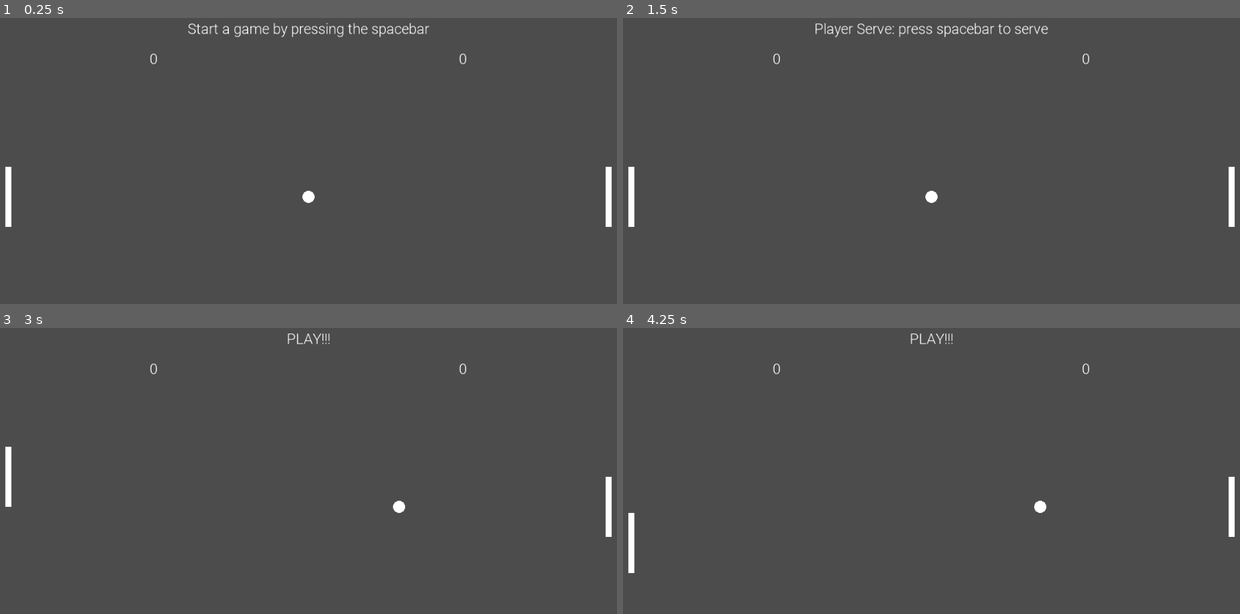
Above: before the commit, frames 1-4 (two rows, left to right).
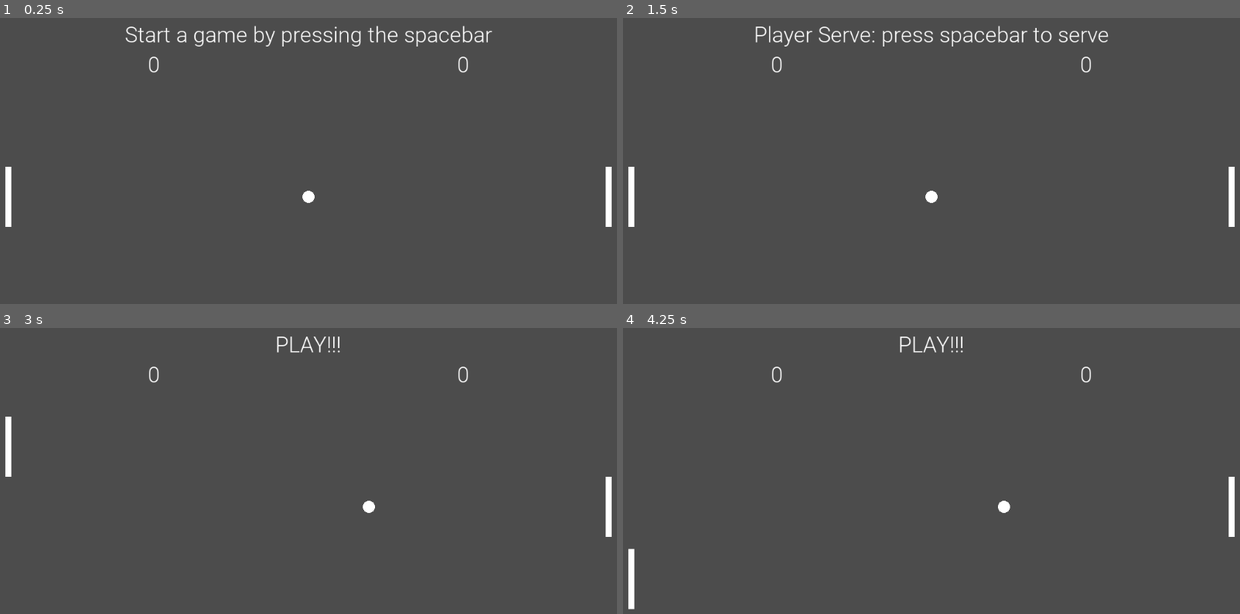
Above: after the commit, the same moments.

Repository: psteiner/Pong-Basic
Game: Godot game, scene res://PongGame.tscn
The game is run twice, just before and just after one commit, with the same random seed, the same clock (stepped at 60 frames per second) and the same inputs. Before the commit the project starts from res://pong-03/Node2D.tscn.
Inputs:
- Up to frame 1 (0.25 s): no input
- Up to frame 2 (1.5 s): tap Enter at 0.5 s; hold W 0.53-1.28 s; hold Space 0.53-1.28 s; hold S from 1.28 s (still down); tap Space at 1.35 s
- Up to frame 3 (3 s): tap Space at 1.52, 1.82, 2.85 s; release S at 2.03 s; hold Space 2.03-2.78 s; hold W from 2.03 s (still down)
- Up to frame 4 (4.25 s): tap Space at 3.02, 3.32 s; release W at 3.53 s; hold S from 3.53 s (still down); hold Space from 3.53 s (still down)

The runs differ from the first frame. In frame 1, 1.5% of the frame differs, in the area x 20-80%, y 1-20%; in frame 2, 1.5%; in frame 3, 0.7%; in frame 4, 0.8%.

Commit message:
checkpoint refactor into classes

Diff:
--- /dev/null
+++ b/Ball/Ball.gd
@@ -0,0 +1,44 @@
+extends Node2D
+
+class_name Ball
+
+var _color: Color = Color.white
+var _speed: Vector2 = Vector2(400.0, 0.0)
+var _radius: float = 10.0
+var _resetPos: Vector2
+var _pos: Vector2
+var _resetSpeed: Vector2
+var _playerServe: bool
+
+func _init(startPos: Vector2, playerServe:= true):
+  _pos = startPos
+  _resetPos = startPos
+  _playerServe = playerServe
+  _resetSpeed = _speed
+
+func _draw() -> void:
+  draw_circle(_pos, _radius, _color)
+
+func moveBall(delta: float) -> void:
+  _pos += _speed * delta
+  update()
+
+func resetBall(playerServe: bool) -> void:
+  _pos = _resetPos
+  _speed = _resetSpeed if playerServe else -_resetSpeed
+  update()
+
+func inverseYSpeed() -> void:
+  _speed.y = -_speed.y
+
+func inverseXSpeed() -> void:
+  _speed = Vector2(-_speed.x, rand_range(-400.0,400.0))
+
+func getPosition() -> Vector2:
+  return _pos
+
+func getTopPoint() -> Vector2:
+  return Vector2(_pos.x, _pos.y - _radius)
+
+func getBottomPoint() -> Vector2:
+  return Vector2(_pos.x, _pos.y + _radius)
--- /dev/null
+++ b/GameState.gd
@@ -0,0 +1,175 @@
+extends Node2D
+
+# states
+enum GAME_STATE {MENU, SERVE, PLAY}
+var isPlayerServe = true
+
+# current state
+var currentGameState = GAME_STATE.MENU
+onready var screen: Rect2 = get_tree().get_root().get_visible_rect()
+onready var screenBox: BoundBox = BoundBox.new(screen)
+
+onready var ball: Ball = Ball.new(screenBox.getCenter())
+onready var playerPaddle: PlayerPaddle = PlayerPaddle.new(screenBox)
+
+# ai paddle
+var paddlePadding = 10.0
+var paddleSize = Vector2(10.0,100.0)
+var halfPaddleHeight = paddleSize.y/2.0
+var paddleColor: Color = Color.white
+onready var aiPosition: Vector2 = Vector2(
+  screenBox.getSize().x - (paddlePadding + paddleSize.x),
+  screenBox.getHalfHeight() - halfPaddleHeight
+)
+onready var aiRectangle: Rect2 = Rect2(aiPosition, paddleSize)
+
+# string variable
+var stringPosition: Vector2
+
+var playerSpeed: float = 200.00
+
+var playerScore: int = 0
+var playerScoreText: String = playerScore as String
+var playerTextHalfWidth: float
+var playerScorePosition: Vector2
+
+var aiScore: int = 0
+var aiScoreText: String = aiScore as String
+var aiTextHalfWidth: float
+var aiScorePosition: Vector2
+
+const MAX_SCORE: int = 3
+var isPlayerWin
+
+# delta key
+const RESET_DELTA_KEY: float = 0.0
+const MAX_KEY_TIME: float = 0.3
+var deltaKeyPress: float = RESET_DELTA_KEY
+
+# font variable
+var font: DynamicFont = DynamicFont.new()
+var robotoFile: DynamicFontData = load("Roboto-Light.ttf")
+var fontSize: int = 36
+var halfWidthFont: float
+var heightFont: float
+var stringValue: String = "Start a game by pressing the spacebar"
+
+func _ready() -> void:
+  add_child(ball)
+  add_child(playerPaddle)
+  font.font_data = robotoFile
+  font.size = fontSize
+  halfWidthFont = font.get_string_size(stringValue).x/2.0
+  heightFont = font.get_height()
+  stringPosition = Vector2(screenBox.getHalfWidth() - halfWidthFont, heightFont)
+
+  playerTextHalfWidth = font.get_string_size(playerScoreText).x/2.0
+  playerScorePosition = Vector2(screenBox.getHalfWidth() - (screenBox.getHalfWidth()/2.0) -
+    playerTextHalfWidth, heightFont + 50)
+  aiTextHalfWidth = font.get_string_size(aiScoreText).x/2.0
+  aiScorePosition = Vector2(screenBox.getHalfWidth() + (screenBox.getHalfWidth()/2.0) -
+    aiTextHalfWidth, heightFont + 50)
+
+func _physics_process(delta: float) -> void:
+
+  deltaKeyPress += delta
+
+  match currentGameState:
+    GAME_STATE.MENU:
+      if(isPlayerWin == true):
+        change_string("Player Wins! Press spacebar to start a new game")
+      if(isPlayerWin == false):
+        change_string("AI Wins! Press spacebar to start a new game")
+
+      if(Input.is_key_pressed(KEY_SPACE) and deltaKeyPress > MAX_KEY_TIME):
+        currentGameState = GAME_STATE.SERVE
+        deltaKeyPress = RESET_DELTA_KEY
+        playerScoreText = playerScore as String
+        aiScoreText = aiScore as String
+    GAME_STATE.SERVE:
+      set_starting_position()
+      update()
+
+      if(MAX_SCORE == playerScore):
+        currentGameState = GAME_STATE.MENU
+        playerScore = 0
+        aiScore = 0
+        isPlayerWin = true
+      if(MAX_SCORE == aiScore):
+        currentGameState = GAME_STATE.MENU
+        playerScore = 0
+        aiScore = 0
+        isPlayerWin = false
+
+      if isPlayerServe:
+#        ball.resetBall(isPlayerServe)
+        change_string("Player Serve: press spacebar to serve")
+      else:
+#        ball.resetBall(isPlayerServe)
+        change_string("AI Serve: press spacebar to serve")
+
+      if(Input.is_key_pressed(KEY_SPACE) and deltaKeyPress > MAX_KEY_TIME):
+        currentGameState = GAME_STATE.PLAY
+        deltaKeyPress = RESET_DELTA_KEY
+    GAME_STATE.PLAY:
+      playerPaddle.checkMovement(delta)
+      change_string("PLAY!!!")
+      if(Input.is_key_pressed(KEY_SPACE) and deltaKeyPress > MAX_KEY_TIME):
+        currentGameState = GAME_STATE.SERVE
+        deltaKeyPress = RESET_DELTA_KEY
+
+      ball.moveBall(delta)
+
+      if screenBox.isPastLeftBound(ball.getPosition()):
+        currentGameState = GAME_STATE.SERVE
+        deltaKeyPress = RESET_DELTA_KEY
+        isPlayerServe = true
+        aiScore += 1
+        aiScoreText = aiScore as String
+
+      if screenBox.isPastRightBound(ball.getPosition()):
+        currentGameState = GAME_STATE.SERVE
+        deltaKeyPress = RESET_DELTA_KEY
+        isPlayerServe = false
+        playerScore += 1
+        playerScoreText = playerScore as String
+
+      if screenBox.isPastTopBound(ball.getTopPoint()):
+        ball.inverseYSpeed()
+      if screenBox.isPastBottomBound(ball.getBottomPoint()):
+        ball.inverseYSpeed()
+
+      if(Collisions.pointToRectangle(ball.getPosition(), playerPaddle.getRect())):
+        ball.inverseXSpeed()
+
+      if(Collisions.pointToRectangle(ball.getPosition(), Rect2(aiPosition, paddleSize))):
+        ball.inverseXSpeed()
+
+
+      if ball.getPosition().y > aiPosition.y + (paddleSize.y/2 + 10):
+        aiPosition.y += 250 * delta
+      if ball.getPosition().y < aiPosition.y + (paddleSize.y/2 - 10):
+        aiPosition.y -= 250 * delta
+      aiPosition.y = clamp(aiPosition.y, 0.0, screenBox.getSize().y - paddleSize.y)
+      aiRectangle = Rect2(aiPosition, paddleSize)
+      update()
+
+func _draw() -> void:
+  draw_rect(aiRectangle,paddleColor)
+  draw_string(font, stringPosition, stringValue)
+  draw_string(font, playerScorePosition, playerScoreText)
+  draw_string(font, aiScorePosition, aiScoreText)
+
+func set_starting_position() -> void:
+  aiPosition = Vector2(screenBox.getSize().x - (paddlePadding + paddleSize.x),
+  screenBox.getHalfHeight() - halfPaddleHeight)
+  aiRectangle = Rect2(aiPosition, paddleSize)
+
+  playerPaddle.resetPosition()
+  ball.resetBall(isPlayerServe)
+
+func change_string(newStringValue) -> void:
+  stringValue = newStringValue
+  halfWidthFont = font.get_string_size(stringValue).x/2.0
+  stringPosition = Vector2(screenBox.getHalfWidth() - halfWidthFont, heightFont)
+  update()
--- /dev/null
+++ b/Misc/BoundBox.gd
@@ -0,0 +1,49 @@
+extends Resource
+
+class_name BoundBox
+
+var _box: Rect2
+var _topBound: float
+var _bottomBound: float
+var _rightBound: float
+var _leftBound: float
+
+func _init(rect: Rect2) -> void:
+  _box = rect
+  _leftBound = _box.position.x
+  _rightBound = _leftBound + _box.size.x
+  _topBound = _box.position.y
+  _bottomBound = _topBound + _box.size.y
+
+func getHalfHeight() -> float:
+  return _box.size.y/2.0
+
+func getHalfWidth() -> float:
+  return _box.size.x/2.0
+
+func getCenter() -> Vector2:
+  return _box.size / 2.0
+
+func getRect() -> Rect2:
+  return _box
+
+func getSize() -> Vector2:
+  return _box.size
+
+func getPosition() -> Vector2:
+  return _box.position
+
+func getBox() -> BoundBox:
+  return self
+
+func isPastLeftBound(position: Vector2) -> bool:
+  return position.x <= _leftBound
+
+func isPastRightBound(position: Vector2) -> bool:
+  return position.x >= _rightBound
+
+func isPastTopBound(position: Vector2) -> bool:
+  return position.y <= _topBound
+
+func isPastBottomBound(position: Vector2) -> bool:
+  return position.y >= _bottomBound
--- /dev/null
+++ b/Misc/Collisions.gd
@@ -0,0 +1,16 @@
+extends Resource
+
+class_name Collisions
+
+static func pointToPoint(pointA: Vector2, pointB: Vector2) -> bool:
+  return pointA.x == pointB.x and pointA.y == pointB.y
+
+
+static func pointToRectangle(point: Vector2, rect:Rect2) -> bool:
+  var rectLeft: float = rect.position.x
+  var rectRight: float = rectLeft + rect.size.x
+  var rectTop: float = rect.position.y
+  var rectBottom: float = rectTop + rect.size.y
+
+  return (rectLeft <= point.x and point.x <= rectRight
+  and rectTop <= point.y and point.y <= rectBottom)
--- /dev/null
+++ b/Paddle/Paddle.gd
@@ -0,0 +1,43 @@
+extends Node2D
+
+class_name Paddle
+
+var _color: Color = Color.white
+var _size: Vector2 = Vector2(10.0, 100.0)
+var _padding: float = 10.0
+var _speed: Vector2 = Vector2(0.0, 400.0) # only moves in y-axis
+var _resetSpeed: Vector2 = _speed
+var _halfHeight: float = _size.y/2.0
+
+# handled by subclass
+var _rect: Rect2
+var _pos: Vector2
+var _resetPos: Vector2
+var _boundBox: BoundBox
+
+func _draw() -> void:
+  draw_rect(_rect, _color)
+
+func getHalfHeight() -> float:
+  return _halfHeight
+
+func getRect() -> Rect2:
+  return _rect
+
+func resetPosition() -> void:
+  _pos = _resetPos
+  _rect = Rect2(_pos, _size)
+  update()
+
+func updatePosition() -> void:
+  _pos.y = clamp(_pos.y, _boundBox.getPosition().y, _boundBox.getSize().y - _size.y)
+  _rect = Rect2(_pos, _size)
+  update()
+
+# override in subclasses
+func moveUp(delta) -> void:
+  assert(false, "Must override method moveUp()")
+
+# override in subclasses
+func moveDown(delta) -> void:
+  assert(false, "Must override method moveDown()")
--- /dev/null
+++ b/Paddle/PlayerPaddle.gd
@@ -0,0 +1,26 @@
+extends Paddle
+
+class_name PlayerPaddle
+
+func _init(box: BoundBox) -> void:
+  _boundBox = box
+  _pos = Vector2(_padding, _boundBox.getHalfHeight() - _halfHeight)
+  _resetPos = _pos
+  _rect = Rect2(_pos, _size)
+
+func checkMovement(delta: float):
+  if(Input.is_key_pressed(KEY_W)):
+    moveUp(delta)
+    updatePosition()
+  if(Input.is_key_pressed(KEY_S)):
+    moveDown(delta)
+    updatePosition()
+
+func moveUp(delta: float) -> void:
+  # y += -400 * 0.1666
+  # y += -6.667
+  # move up ~7 pixels
+  _pos.y -= _speed.y * delta
+
+func moveDown(delta: float) -> void:
+  _pos.y += _speed.y * delta
--- a/pong-03/Node2D.tscn
+++ b/PongGame.tscn
@@ -1,6 +1,6 @@
 [gd_scene load_steps=2 format=2]
 
-[ext_resource path="res://pong-03/pong.gd" type="Script" id=1]
+[ext_resource path="res://GameState.gd" type="Script" id=1]
 
 [node name="Node2D" type="Node2D"]
 script = ExtResource( 1 )
--- a/pong-03/pong.gd
+++ /dev/null
@@ -1,231 +0,0 @@
-extends Node2D
-
-# states
-enum GAME_STATE {MENU, SERVE, PLAY}
-var isPlayerServe = true
-
-# current state
-var currentGameState = GAME_STATE.MENU
-
-# screen values
-onready var screenWidth: int = get_tree().get_root().size.x
-onready var halfScreenWidth: int = screenWidth / 2.0
-onready var screenHeight: int  = get_tree().get_root().size.y
-onready var halfScreenHeight: int  = screenHeight / 2.0
-
-# paddle variables
-var paddleColor: Color = Color.white
-var paddleSize: Vector2 = Vector2(10.0, 100.0)
-var halfPaddleHeight: int = paddleSize.y/2.0
-var paddlePadding: float = 10.0
-
-# ball variables
-var ballRadius: float = 10.0
-var ballColor: Color = Color.white
-onready var startingBallPosition: Vector2 = Vector2(halfScreenWidth,halfScreenHeight)
-onready var ballPosition: Vector2 = startingBallPosition
-
-# player paddle
-onready var playerPosition: Vector2 = Vector2(paddlePadding, halfScreenHeight - halfPaddleHeight)
-onready var playerRectangle: Rect2 = Rect2(playerPosition, paddleSize)
-
-# ai paddle
-onready var aiPosition: Vector2 = Vector2(
-  screenWidth - (paddlePadding + paddleSize.x),
-  halfScreenHeight - halfPaddleHeight
-)
-onready var aiRectangle: Rect2 = Rect2(aiPosition, paddleSize)
-
-# string variable
-var stringPosition: Vector2
-
-# ball speed
-var startingSpeed: Vector2 = Vector2(600.0,0.0)
-var ballSpeed: Vector2 = startingSpeed
-
-var playerSpeed: float = 200.00
-
-var playerScore: int = 0
-var playerScoreText: String = playerScore as String
-var playerTextHalfWidth: float
-var playerScorePosition: Vector2
-
-var aiScore: int = 0
-var aiScoreText: String = aiScore as String
-var aiTextHalfWidth: float
-var aiScorePosition: Vector2
-
-const MAX_SCORE: int = 3
-var isPlayerWin
-
-# delta key
-const RESET_DELTA_KEY: float = 0.0
-const MAX_KEY_TIME: float = 0.3
-var deltaKeyPress: float = RESET_DELTA_KEY
-
-# font variable
-var font: DynamicFont = DynamicFont.new()
-var robotoFile: DynamicFontData = load("Roboto-Light.ttf")
-var fontSize: int = 24
-var halfWidthFont: float
-var heightFont: float
-var stringValue: String = "Start a game by pressing the spacebar"
-
-func _ready() -> void:
-  font.font_data = robotoFile
-  font.size = fontSize
-  halfWidthFont = font.get_string_size(stringValue).x/2.0
-  heightFont = font.get_height()
-  stringPosition = Vector2(halfScreenWidth - halfWidthFont, heightFont)
-
-  playerTextHalfWidth = font.get_string_size(playerScoreText).x/2.0
-  playerScorePosition = Vector2(halfScreenWidth - (halfScreenWidth/2.0) -
-    playerTextHalfWidth, heightFont + 50)
-  aiTextHalfWidth = font.get_string_size(aiScoreText).x/2.0
-  aiScorePosition = Vector2(halfScreenWidth + (halfScreenWidth/2.0) -
-    aiTextHalfWidth, heightFont + 50)
-
-func _physics_process(delta: float) -> void:
-
-  deltaKeyPress += delta
-
-  match currentGameState:
-    GAME_STATE.MENU:
-      if(isPlayerWin == true):
-        change_string("Player Wins! Press spacebar to start a new game")
-      if(isPlayerWin == false):
-        change_string("AI Wins! Press spacebar to start a new game")
-
-      if(Input.is_key_pressed(KEY_SPACE) and deltaKeyPress > MAX_KEY_TIME):
-        currentGameState = GAME_STATE.SERVE
-        deltaKeyPress = RESET_DELTA_KEY
-        playerScoreText = playerScore as String
-        aiScoreText = aiScore as String
-    GAME_STATE.SERVE:
-      set_starting_position()
-      update()
-
-      if(MAX_SCORE == playerScore):
-        currentGameState = GAME_STATE.MENU
-        playerScore = 0
-        aiScore = 0
-        isPlayerWin = true
-      if(MAX_SCORE == aiScore):
-        currentGameState = GAME_STATE.MENU
-        playerScore = 0
-        aiScore = 0
-        isPlayerWin = false
-
-      if isPlayerServe:
-        ballSpeed = startingSpeed
-        change_string("Player Serve: press spacebar to serve")
-      else:
-        ballSpeed = -startingSpeed
-        change_string("AI Serve: press spacebar to serve")
-
-      if(Input.is_key_pressed(KEY_SPACE) and deltaKeyPress > MAX_KEY_TIME):
-        currentGameState = GAME_STATE.PLAY
-        deltaKeyPress = RESET_DELTA_KEY
-    GAME_STATE.PLAY:
-      change_string("PLAY!!!")
-      if(Input.is_key_pressed(KEY_SPACE) and deltaKeyPress > MAX_KEY_TIME):
-        currentGameState = GAME_STATE.SERVE
-        deltaKeyPress = RESET_DELTA_KEY
-
-      ballPosition += ballSpeed * delta
-
-      if ballPosition.x <= 0:
-        currentGameState = GAME_STATE.SERVE
-        deltaKeyPress = RESET_DELTA_KEY
-        isPlayerServe = true
-        aiScore += 1
-        aiScoreText = aiScore as String
-
-      if ballPosition.x >= screenWidth:
-        currentGameState = GAME_STATE.SERVE
-        deltaKeyPress = RESET_DELTA_KEY
-        isPlayerServe = false
-        playerScore += 1
-        playerScoreText = playerScore as String
-
-
-      if ballPosition.y - ballRadius <= 0.0:
-        ballSpeed.y = -ballSpeed.y
-      if ballPosition.y + ballRadius >= screenHeight:
-        ballSpeed.y = -ballSpeed.y
-
-      if (ballPosition.x - ballRadius >= playerPosition.x and
-      ballPosition.x - ballRadius <= playerPosition.x + paddleSize.x):
-
-        var paddleDivide: float = paddleSize.y/3
-
-        if(ballPosition.y >= playerPosition.y and
-          ballPosition.y <= playerPosition.y + paddleDivide):
-            var tempBall: Vector2 = Vector2(-ballSpeed.x, -400.0)
-            ballSpeed = tempBall
-        elif(ballPosition.y >= playerPosition.y and
-          ballPosition.y <= playerPosition.y + paddleDivide*2):
-            var tempBall: Vector2 = Vector2(-ballSpeed.x, 0.0)
-            ballSpeed = tempBall
-        elif(ballPosition.y >= playerPosition.y and
-          ballPosition.y <= playerPosition.y + paddleDivide*3):
-            var tempBall: Vector2 = Vector2(-ballSpeed.x, 400.0)
-            ballSpeed = tempBall
-
-      if (ballPosition.x + ballRadius >= aiPosition.x and
-      ballPosition.x + ballRadius <= aiPosition.x + paddleSize.x):
-
-        var paddleDivide: float = paddleSize.y/3
-
-        if(ballPosition.y >= aiPosition.y and
-        ballPosition.y <= aiPosition.y + paddleDivide):
-            var tempBall: Vector2 = Vector2(-ballSpeed.x, -400.0)
-            ballSpeed = tempBall
-        elif(ballPosition.y >= aiPosition.y and
-        ballPosition.y <= aiPosition.y + paddleDivide*2):
-            var tempBall: Vector2 = Vector2(-ballSpeed.x, 0.0)
-            ballSpeed = tempBall
-        elif(ballPosition.y >= aiPosition.y and
-        ballPosition.y <= aiPosition.y + paddleDivide*3):
-            var tempBall: Vector2 = Vector2(-ballSpeed.x, 400.0)
-            ballSpeed = tempBall
-
-      if(Input.is_key_pressed(KEY_W)):
-        playerPosition.y += -playerSpeed * delta
-        playerPosition.y = clamp(playerPosition.y, 0.0, screenHeight - paddleSize.y)
-        playerRectangle = Rect2(playerPosition, paddleSize)
-      if(Input.is_key_pressed(KEY_S)):
-        playerPosition.y += playerSpeed * delta
-        playerPosition.y = clamp(playerPosition.y, 0.0, screenHeight - paddleSize.y)
-        playerRectangle = Rect2(playerPosition, paddleSize)
-
-      if ballPosition.y > aiPosition.y + (paddleSize.y/2 + 10):
-        aiPosition.y += 250 * delta
-      if ballPosition.y < aiPosition.y + (paddleSize.y/2 - 10):
-        aiPosition.y -= 250 * delta
-      aiPosition.y = clamp(aiPosition.y, 0.0, screenHeight - paddleSize.y)
-      aiRectangle = Rect2(aiPosition, paddleSize)
-      update()
-
-func _draw() -> void:
-  draw_circle(ballPosition, ballRadius, ballColor)
-  draw_rect(playerRectangle, paddleColor)
-  draw_rect(aiRectangle,paddleColor)
-  draw_string(font, stringPosition, stringValue)
-  draw_string(font, playerScorePosition, playerScoreText)
-  draw_string(font, aiScorePosition, aiScoreText)
-
-func set_starting_position() -> void:
-  aiPosition = Vector2(screenWidth - (paddlePadding + paddleSize.x),
-  halfScreenHeight - halfPaddleHeight)
-  aiRectangle = Rect2(aiPosition, paddleSize)
-
-  playerPosition = Vector2(paddlePadding,  halfScreenHeight - halfPaddleHeight)
-  playerRectangle = Rect2(playerPosition, paddleSize)
-  ballPosition = startingBallPosition
-
-func change_string(newStringValue) -> void:
-  stringValue = newStringValue
-  halfWidthFont = font.get_string_size(stringValue).x/2.0
-  stringPosition = Vector2(halfScreenWidth - halfWidthFont, heightFont)
-  update()
--- a/project.godot
+++ b/project.godot
@@ -8,10 +8,44 @@
 
 config_version=4
 
+_global_script_classes=[ {
+"base": "Node2D",
+"class": "Ball",
+"language": "GDScript",
+"path": "res://Ball/Ball.gd"
+}, {
+"base": "Resource",
+"class": "BoundBox",
+"language": "GDScript",
+"path": "res://Misc/BoundBox.gd"
+}, {
+"base": "Resource",
+"class": "Collisions",
+"language": "GDScript",
+"path": "res://Misc/Collisions.gd"
+}, {
+"base": "Node2D",
+"class": "Paddle",
+"language": "GDScript",
+"path": "res://Paddle/Paddle.gd"
+}, {
+"base": "Paddle",
+"class": "PlayerPaddle",
+"language": "GDScript",
+"path": "res://Paddle/PlayerPaddle.gd"
+} ]
+_global_script_class_icons={
+"Ball": "",
+"BoundBox": "",
+"Collisions": "",
+"Paddle": "",
+"PlayerPaddle": ""
+}
+
 [application]
 
 config/name="Pong-Basic"
-run/main_scene="res://pong-03/Node2D.tscn"
+run/main_scene="res://PongGame.tscn"
 
 [display]
 
